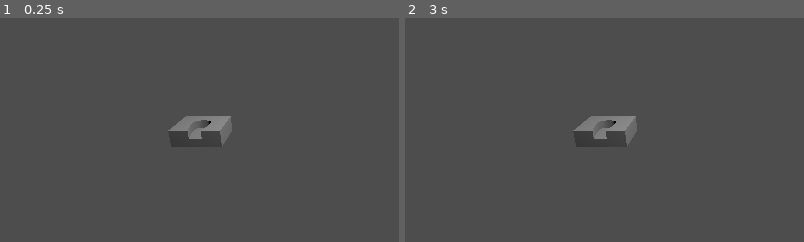
Above: before the commit, frames 1-2 (left to right).
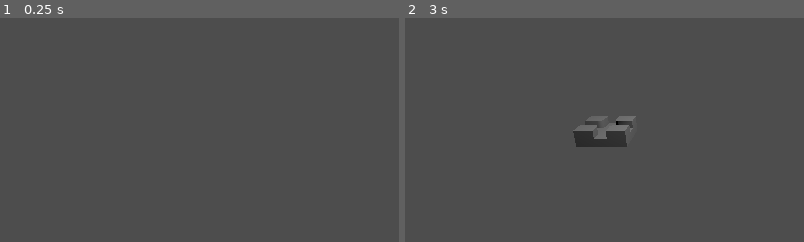
Above: after the commit, the same moments.

Repository: TurtleWaters/tile-game
Game: Godot game, scene res://scenes/main.tscn
Same seed, same stepped clock (60 frames per second), same inputs: the game is played once before the commit and once after it.
Inputs:
- Up to frame 1 (0.25 s): no input
- Up to frame 2 (3 s): tap Enter at 0.5, 2 s; hold D (right, bound only after the commit) 0.53-1.28 s; tap Space at 1.25, 2.75 s; hold S (down, bound only after the commit) 1.28-2.03 s; hold D (right, bound only after the commit) 2.03-2.78 s; hold W (up, bound only after the commit) from 2.78 s (still down)
The pictures show only the part of the screen within x 13-62%, y 15-65%; the shares and areas given below are measured in that part.

The runs differ from the first frame. In frame 1, 1.0% of the frame differs, in the area x 42-59%, y 43-58%; in frame 2, 0.3%.
Error before the commit: Invalid assignment on read-only value (on base: 'Array'). (res://scripts/tile.gd:40)
Error after the commit: Invalid access of index '-1' on a base object of type: 'Array'. (res://scripts/main.gd:25)

Commit message:
rotation and keys for generating

Diff:
--- a/project.godot
+++ b/project.godot
@@ -15,6 +15,29 @@
 config/features=PackedStringArray("4.1", "GL Compatibility")
 config/icon="res://icon.svg"
 
+[input]
+
+right={
+"deadzone": 0.5,
+"events": [Object(InputEventKey,"resource_local_to_scene":false,"resource_name":"","device":-1,"window_id":0,"alt_pressed":false,"shift_pressed":false,"ctrl_pressed":false,"meta_pressed":false,"pressed":false,"keycode":0,"physical_keycode":68,"key_label":0,"unicode":100,"echo":false,"script":null)
+]
+}
+left={
+"deadzone": 0.5,
+"events": [Object(InputEventKey,"resource_local_to_scene":false,"resource_name":"","device":-1,"window_id":0,"alt_pressed":false,"shift_pressed":false,"ctrl_pressed":false,"meta_pressed":false,"pressed":false,"keycode":0,"physical_keycode":65,"key_label":0,"unicode":97,"echo":false,"script":null)
+]
+}
+up={
+"deadzone": 0.5,
+"events": [Object(InputEventKey,"resource_local_to_scene":false,"resource_name":"","device":-1,"window_id":0,"alt_pressed":false,"shift_pressed":false,"ctrl_pressed":false,"meta_pressed":false,"pressed":false,"keycode":0,"physical_keycode":87,"key_label":0,"unicode":119,"echo":false,"script":null)
+]
+}
+down={
+"deadzone": 0.5,
+"events": [Object(InputEventKey,"resource_local_to_scene":false,"resource_name":"","device":-1,"window_id":0,"alt_pressed":false,"shift_pressed":false,"ctrl_pressed":false,"meta_pressed":false,"pressed":false,"keycode":0,"physical_keycode":83,"key_label":0,"unicode":115,"echo":false,"script":null)
+]
+}
+
 [rendering]
 
 renderer/rendering_method="gl_compatibility"
--- a/scripts/main.gd
+++ b/scripts/main.gd
@@ -1,26 +1,33 @@
 extends Node3D
 
-const width = 1
-const length = 1
+const width = 5
+const length = 5
 const tileDims = .5
 var tile_set = []
 
-func _init():
+func make_tile():
 	var rng = RandomNumberGenerator.new()
+	rng.randomize()
+	var randIndex = rng.randi_range(0, 4)
+	var epicList = ["Straight", "Cross", "T-Section", "Turn", "Stop"]
 
-	for i in range (width * length):
-		rng.randomize()
-		var randIndex = rng.randi_range(0, 4)
-		var epicList = ["Straight", "Cross", "T-Section", "Turn", "Stop"]
+	var tile_instance = tile.new(epicList[randIndex], [(tile_set.size()-1) % width, (tile_set.size()-1) / width])
 
-		var tile_instance = tile.new(epicList[randIndex])
+	tile_set.append(tile_instance)
 
-		tile_set.append(tile_instance)
+	add_child(tile_instance)
 
-		print(epicList[randIndex])
+	tile_instance.position = Vector3(((tile_set.size()-1) % width) * tileDims, 0, ((tile_set.size()-1) / width) * tileDims)
+	tile_instance.scale = Vector3(tileDims/2, tileDims, tileDims/2)
 
-		add_child(tile_instance)
-
-		tile_instance.position = Vector3((i % width) * tileDims, 0, (i / width) * tileDims)
-		tile_instance.scale = Vector3(tileDims/2, tileDims, tileDims/2)
-		tile_instance.rotate_tile(1)
+func _input(event):
+	if Input.is_action_just_pressed("right"):
+		tile_set[(tile_set.size())-1].rotate_tile(3)
+	if Input.is_action_just_pressed("left"):
+		tile_set[(tile_set.size())-1].rotate_tile(1)
+	if Input.is_action_just_pressed("up"):
+		make_tile()
+		print(tile_set.size())
+	if Input.is_action_just_pressed("down"):
+		tile_set[(tile_set.size())-1].queue_free()
+		tile_set.pop_back()
--- a/scripts/tile.gd
+++ b/scripts/tile.gd
@@ -17,24 +17,28 @@
 var open_dirs = []
 var tile_rot = 0
 var tile_mod
+var coords = []
 
-func _init(tile_type: String):
+func _init(tile_type: String, inst_loc: Array):
+
+	coords = inst_loc
 
 	open_dirs = type_dict[tile_type][0]
 	tile_mod = type_dict[tile_type][1]
 
 	var tile_instance = tile_mod.instantiate()
-	print(open_dirs)
 	add_child(tile_instance)
 
 func rotate_tile(degrees: int):
 	tile_rot = (tile_rot + (degrees * 90)) % 360
 
-	print(tile_rot)
+	var new_dirs = []
 
 	var dirs_count = open_dirs.size()
 
 	for i in dirs_count:
 		for j in degrees:
-			print(open_dirs[i])
-			open_dirs[i] = [open_dirs[i][1] * -1, open_dirs[i][0]]
+			new_dirs.append([open_dirs[i][1] * -1, open_dirs[i][0]])
+	open_dirs = new_dirs
+
+	self.rotation = Vector3(0, tile_rot * (PI/180), 0)
